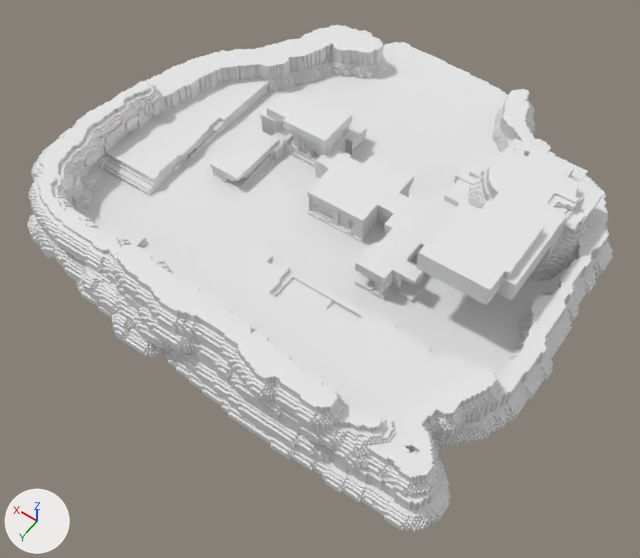
A saved change to the OBJ model A Wizard's Life/Assets/Rayyan/Assets/Environment/IceBiome/ice1.2.obj.
Both versions are drawn from a camera (50 mm lens) standing at (-15.8, 24.5, 31.4) and looking at (-1.1, 3.8, -1.0). The axes (+X, +Y, +Z) are drawn at lower left. The lights are the same throughout. Where no turn or scale is listed for an object, it has been applied to the vertices. Vertices at the same position are counted once.

In view in the first picture: 'Untitled'.
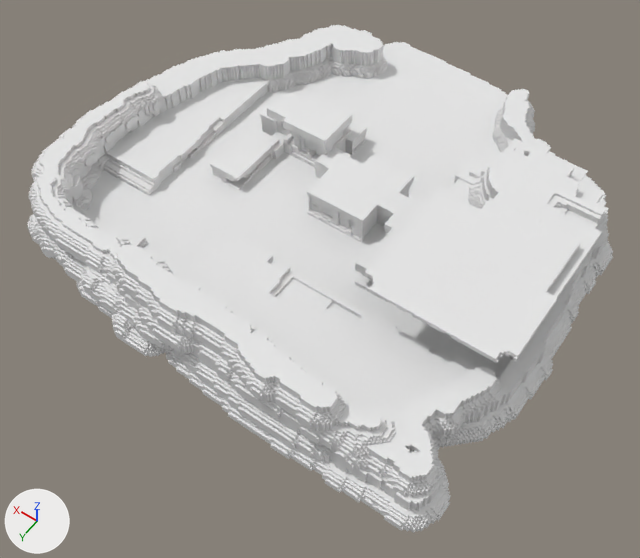
Changed parts and their boxes (x1, y1, x2, y2) in the pictures (640 x 558 px):
part 1 of me_untitled, built on
    before: (416, 188, 604, 305)
    after: (365, 188, 609, 363)

The change in detail:
me_untitled is used by ob_untitled; location (0.0, 0.0, 0.0).
me_untitled had 22686 vertices, 45424 faces and spanned x -12.2..12.8, y -12.0..12.4, z 0.0..3.8.
me_untitled now has 25029 vertices, 50132 faces and spans x -12.2..12.8, y -12.0..12.4, z 0.0..3.8.
me_untitled part 1: 16 vertices moved from x -9.6..-5.7, y -3.6..2.4, z 2.8..3.8 to x -10.8..-4.9, y -3.6..2.4, z 2.8..3.8; 226 vertices removed from x -9.6..-5.7, y -4.1..3.5, z 0.8..3.8; 2569 vertices added at x -11.3..-4.5, y -4.1..6.2, z 0.8..3.8.
